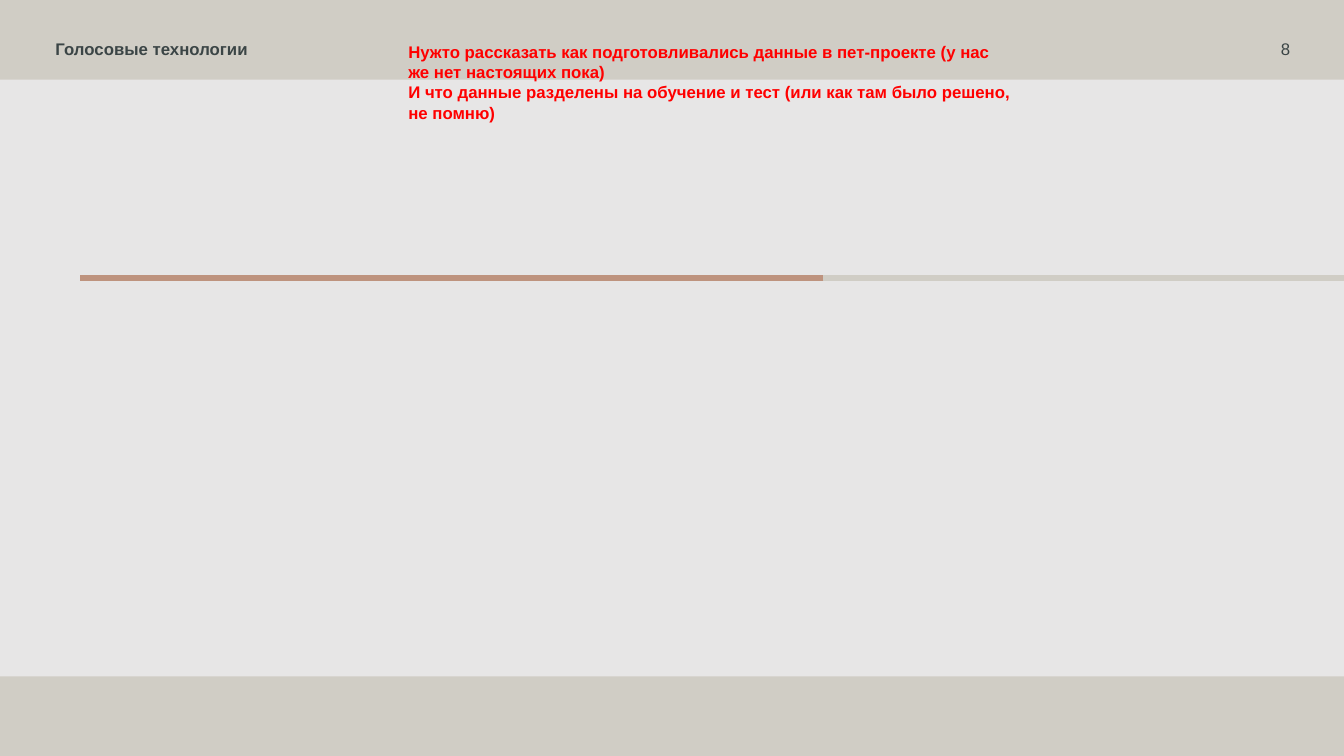
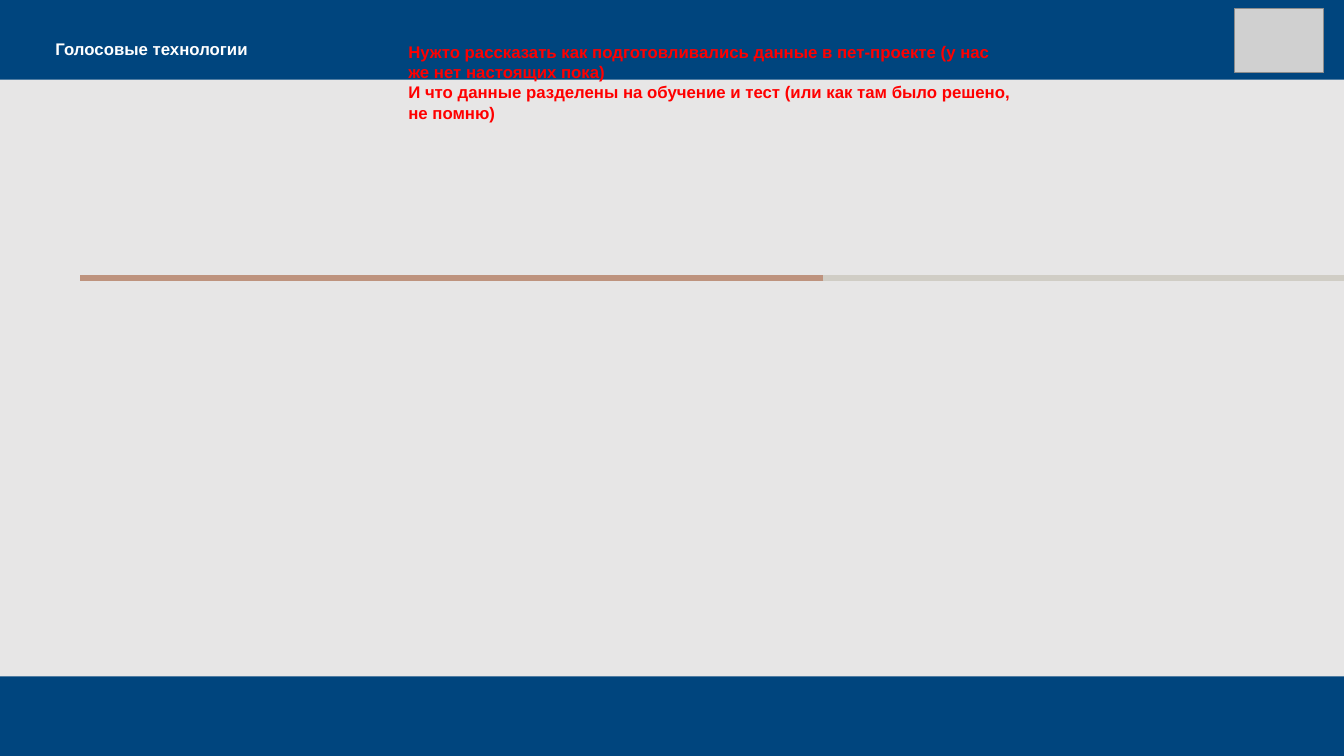
Before and after one commit to dmitrii-naumenko/Pet_SST_NLP, a slide deck: slide 6 of Презентация.pptx (slide 8 before the commit). Drawn at 1344x756 pixels with LibreOffice and Linux fonts; fonts in the diff are those of the drawing; grey boxes stand for pictures. Boxes give left, top, right and bottom in pixels: in the first picture for what was removed or moved away, otherwise in the second. Text is boxed around its words. In the diff, an @@ line names an element or a change of style, - is before the commit and + after.

```diff
--- a/Презентация.pptx
+++ b/Презентация.pptx
@@ background #D0CDC5 to #00457E @@
@@ picture added at bbox=[1235, 8, 1324, 73] @@
@@ text "Голосовые технологии" at bbox=[55, 43, 248, 55]: text colour #3B4546 to #FFFFFF @@
@@ page number removed at bbox=[1281, 43, 1290, 55] @@
-8
```
Also in this commit, not shown: 8 other slides changed, 1 slide added, 3 slides removed.
